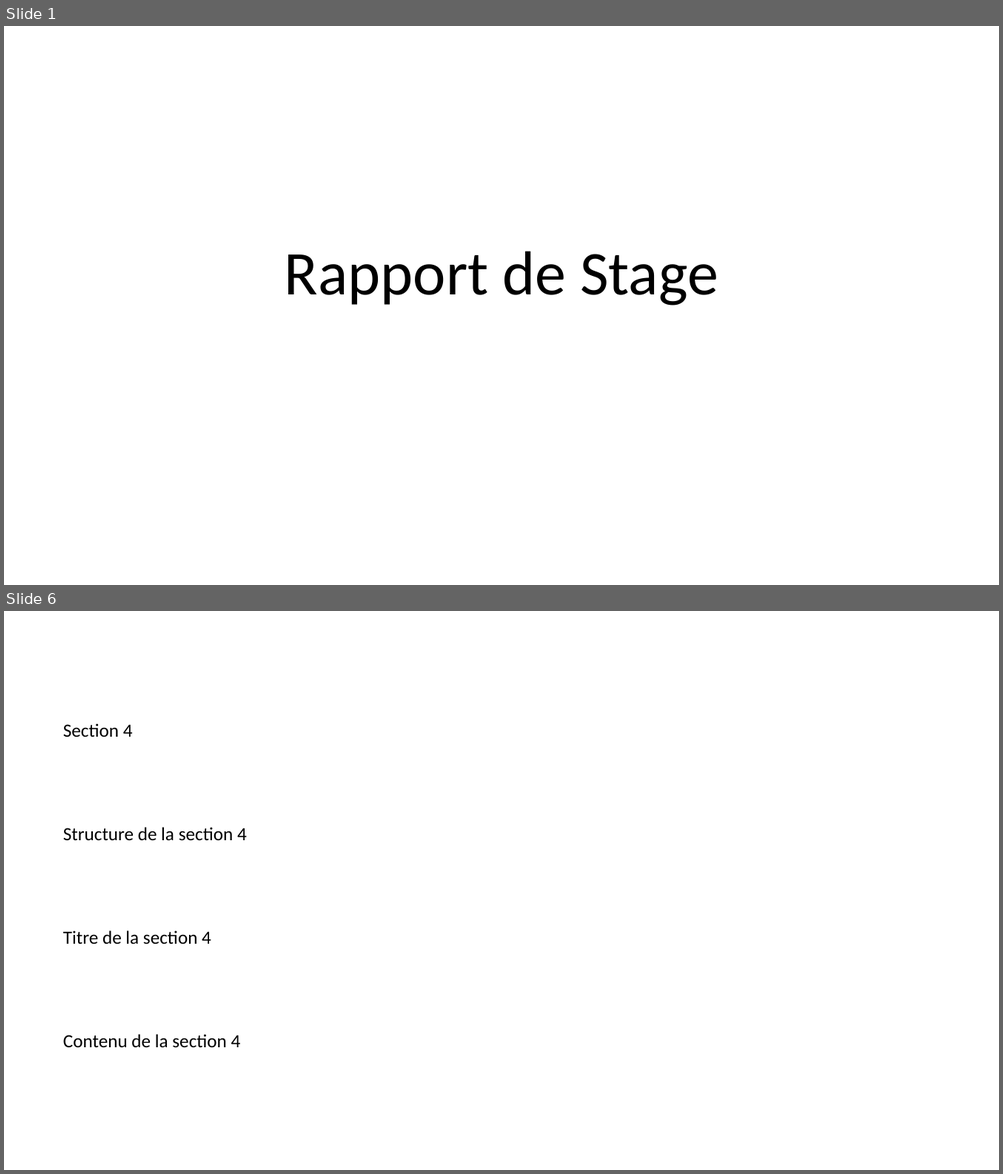
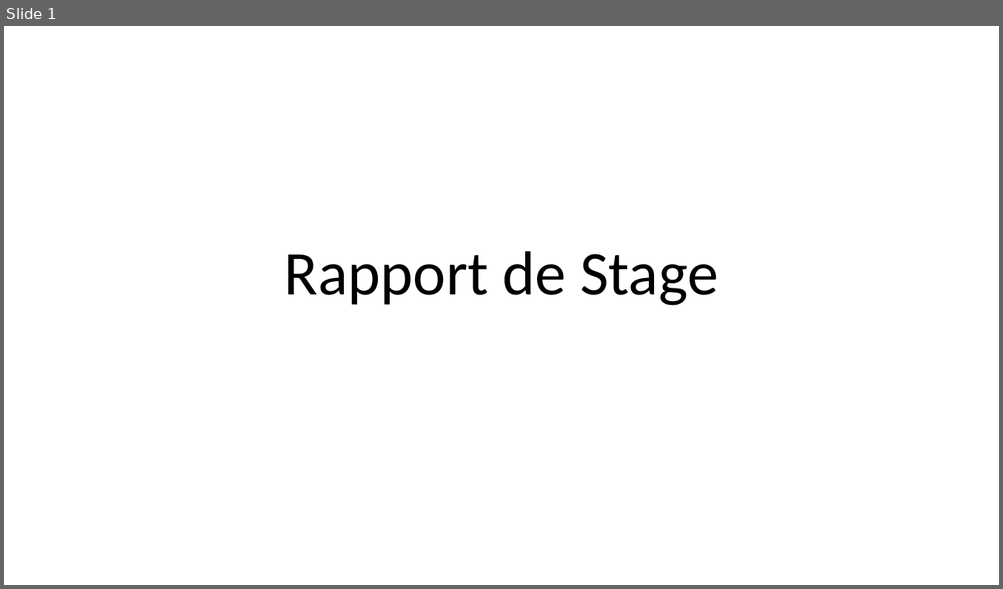
Before and after one commit to Hyogan/cahierCharge, a slide deck: RapportDeStage.pptx. Shown one above the other, each under a label of ours: slides 1 and 6 before the commit, slide 1 after it; the slides between them are not shown. The pictures are 1003x1174 and 1003x589 pixels, drawn with LibreOffice and Linux fonts; fonts in the diff are those of the drawing. Boxes give left, top, right and bottom in pixels: in the first picture for what was removed or moved away, otherwise in the second. Text is boxed around its words. In the diff, an @@ line names an element or a change of style, - is before the commit and + after.

```diff
--- a/RapportDeStage.pptx
+++ b/RapportDeStage.pptx
@@ slide 6 removed at (4, 611, 999, 1170), background #FFFFFF @@
@@ text removed at (63, 723, 133, 737) @@
-Section 4
@@ text removed at (63, 827, 247, 841) @@
-Structure de la section 4
@@ text removed at (63, 931, 211, 945) @@
-Titre de la section 4
@@ text removed at (63, 1034, 241, 1048) @@
-Contenu de la section 4
```
Also in this commit, not shown: 15 other slides removed, 4 other files.
